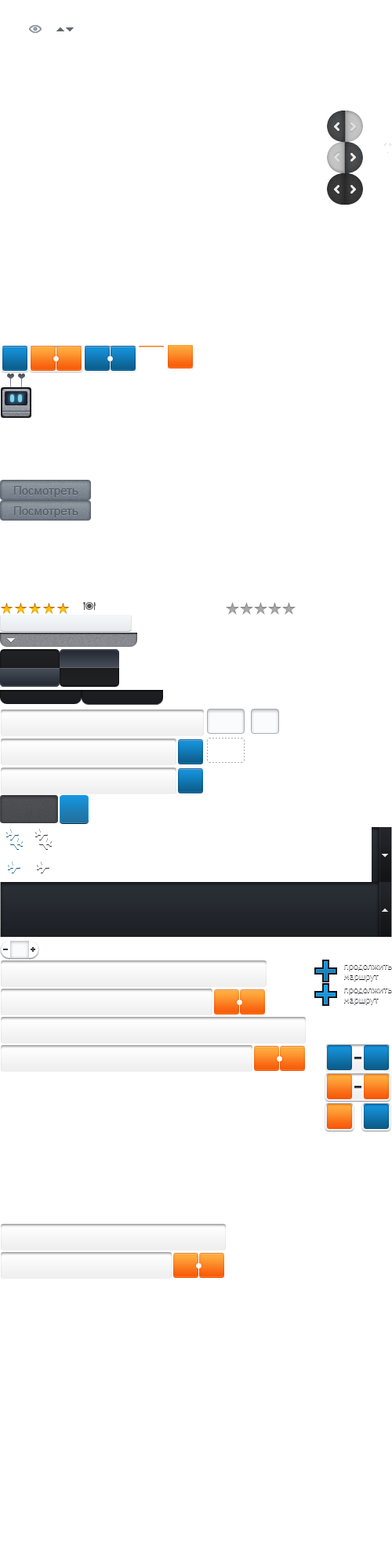
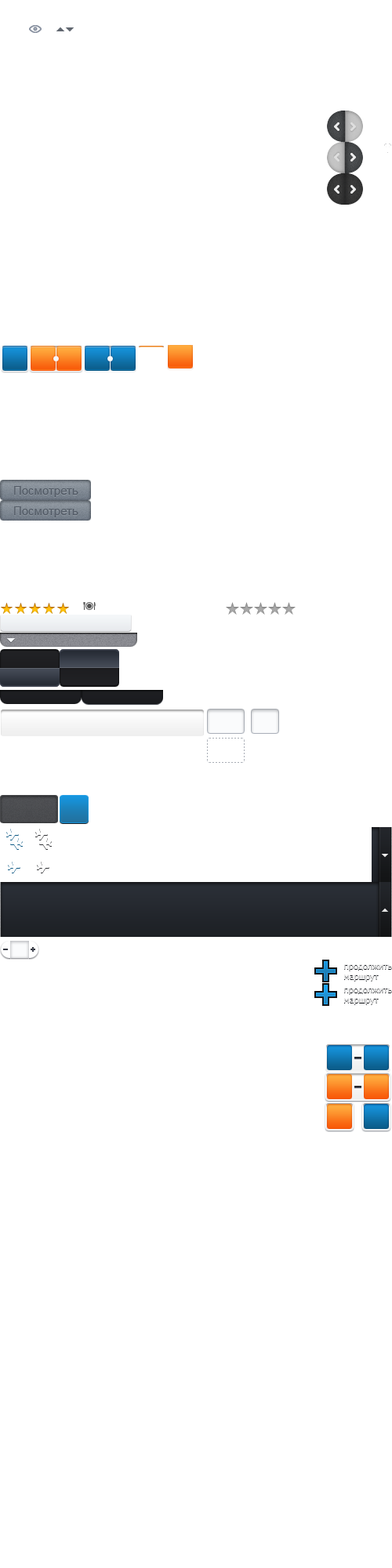
Layers edited between the first and the second 392×1568 image:
hid "Layer 56 copy" over [0, 1223, 226, 1279]
hid "Layer 56" over [0, 960, 306, 1072]
hid "Layer 32 copy" over [0, 767, 204, 795]
hid "Layer 32" over [0, 738, 204, 766]
hid "Layer 13" over [0, 373, 32, 418]
